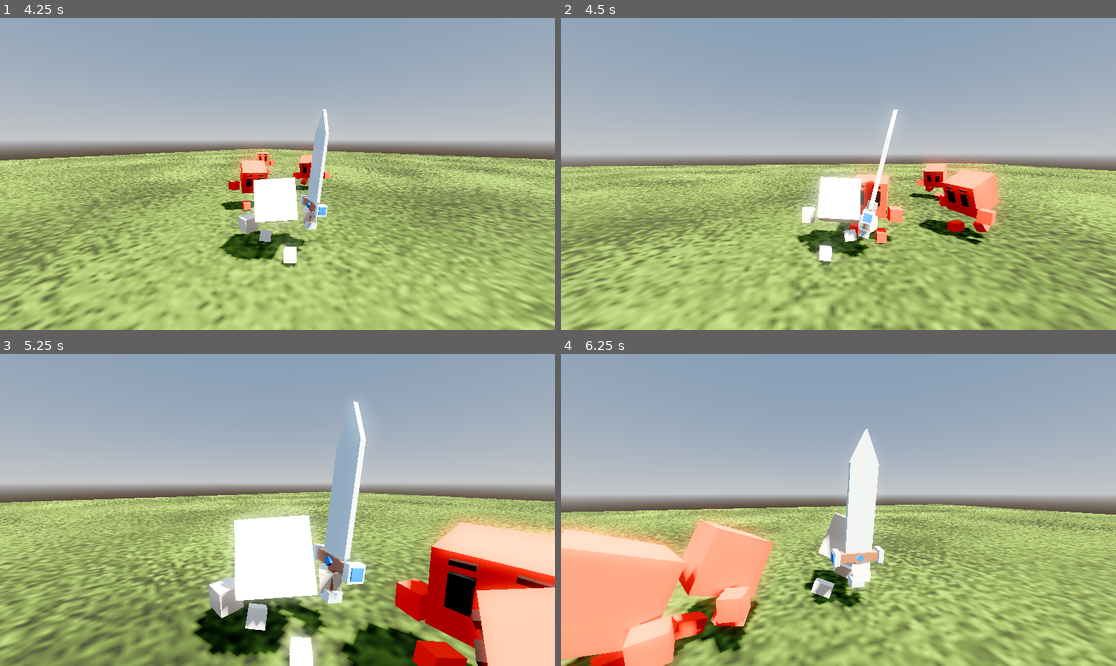
Above: before the commit, frames 1-4 (two rows, left to right).
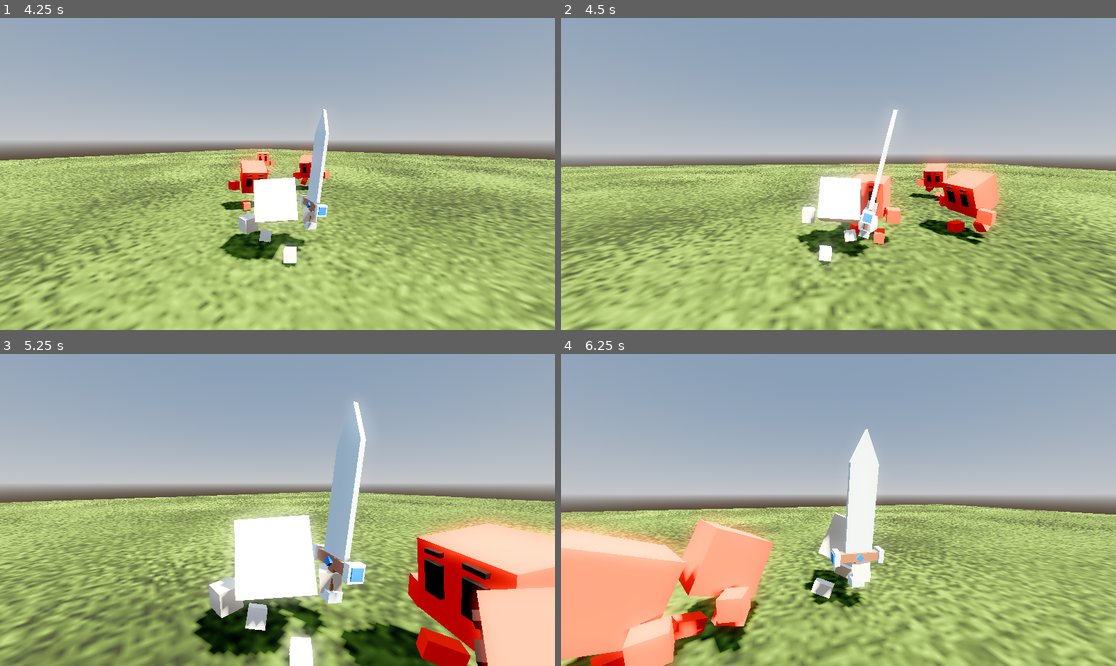
Above: after the commit, the same moments.

Repository: RafaelSPBarbosa/rpg-game-01
Game: Godot game, scene res://scenes/main.tscn
The game is run twice, just before and just after one commit, with the same random seed, the same clock (stepped at 60 frames per second) and the same inputs.
Inputs (mouse positions are in pixels of both pictures, inside the frame that each line leads up to):
- Up to frame 1 (4.25 s): move the mouse to (399, 158) at 0.52 s; press the mouse at (399, 158) at 0.53 s; hold D (move_right) 0.53-1.28 s; move the mouse to (249, 174) at 1.27 s; release the mouse at (249, 174) at 1.28 s; hold W (move_forward) from 1.28 s (still down); click (249, 174) at 1.35 s; move the mouse to (288, 167) at 2.02 s; press the mouse at (288, 167) at 2.03 s; move the mouse to (271, 180) at 2.77 s; release the mouse at (271, 180) at 2.78 s; click (271, 180) at 2.85 s; move the mouse to (316, 177) at 3.52 s; press the mouse at (316, 177) at 3.53 s
- Up to frame 2 (4.5 s): keep holding W (move_forward); move the mouse to (794, 170) at 4.27 s; release the mouse at (794, 170) at 4.28 s; click (794, 170) at 4.35 s
- Up to frame 3 (5.25 s): keep holding W (move_forward); move the mouse to (283, 510) at 5.02 s; press the mouse at (283, 510) at 5.03 s
- Up to frame 4 (6.25 s): move the mouse to (816, 503) at 5.77 s; release W (move_forward) at 5.78 s; release the mouse at (816, 503) at 5.78 s; hold D (move_right) from 5.78 s (still down); click (816, 503) at 5.85 s

Frame 1 is identical in both runs. In frame 2, 0.4% of the frame differs, in the area x 48-62%, y 49-73%; in frame 3, 4.1%, in the area x 60-100%, y 53-100%; in frame 4, less than 0.1%.

Commit message:
added more sounds and fixed AI not rotating while waiting to attack

Diff:
--- a/Prefabs/Enemies/orc.tscn
+++ b/Prefabs/Enemies/orc.tscn
@@ -30,15 +30,11 @@
 script = ExtResource("3_gpi1x")
 
 [node name="Skeleton3D" parent="Body/Skin/character/Armature" index="0"]
-bones/1/rotation = Quaternion(-0.033028, 0.0401443, -0.0125391, 0.998569)
-bones/6/rotation = Quaternion(0.138134, -0.136948, 0.673818, 0.712834)
-bones/10/position = Vector3(0.0133663, 0.0008986, 0.00493615)
-bones/10/rotation = Quaternion(-0.425272, 0.536096, 0.586184, -0.433744)
-bones/12/position = Vector3(-0.0137165, 0.000904568, 0.00471642)
-bones/12/rotation = Quaternion(0.374231, 0.490139, 0.621653, 0.482972)
-bones/14/rotation = Quaternion(1.34663e-25, -3.76895e-09, -8.73115e-10, 1)
-bones/16/rotation = Quaternion(-0.172955, 0.534022, 0.682616, -0.467914)
-bones/18/rotation = Quaternion(0.172955, 0.534022, 0.682616, 0.467914)
+bones/1/rotation = Quaternion(0.00365, -0.107026, 0.0273729, 0.993873)
+bones/10/position = Vector3(0.0144315, 0.000873173, 0.00416008)
+bones/10/rotation = Quaternion(-0.347344, 0.477346, 0.63552, -0.497602)
+bones/12/position = Vector3(-0.014152, 0.000910543, 0.00444092)
+bones/12/rotation = Quaternion(0.400778, 0.513611, 0.604047, 0.45903)
 
 [node name="Cube" parent="Body/Skin/character/Armature/Skeleton3D" index="0"]
 surface_material_override/0 = ExtResource("4_s5rhj")
--- a/Prefabs/Skins/character.tscn
+++ b/Prefabs/Skins/character.tscn
@@ -67,17 +67,17 @@
 [node name="character" instance=ExtResource("1_uiwr8")]
 
 [node name="Skeleton3D" parent="Armature" index="0"]
-bones/1/rotation = Quaternion(0.00311248, -0.0226498, 0.00246785, 0.999736)
+bones/1/rotation = Quaternion(0.00210101, -0.0206936, 0.00197143, 0.999782)
 bones/2/rotation = Quaternion(0, -0.234415, 0, 0.972137)
 bones/4/rotation = Quaternion(0, 0.234415, 0, 0.972137)
 bones/6/rotation = Quaternion(0.138134, -0.136948, 0.673818, 0.712834)
 bones/6/scale = Vector3(1, 1, 1)
 bones/8/scale = Vector3(1, 1, 1)
-bones/10/position = Vector3(0.0136554, 0.000891675, 0.00472552)
-bones/10/rotation = Quaternion(-0.415367, 0.528465, 0.59325, -0.443001)
+bones/10/position = Vector3(0.0136394, 0.000892053, 0.00473718)
+bones/10/rotation = Quaternion(-0.416086, 0.529017, 0.592747, -0.44234)
 bones/10/scale = Vector3(1, 1, 1)
-bones/12/position = Vector3(-0.0139073, 0.000907186, 0.00459572)
-bones/12/rotation = Quaternion(0.363689, 0.480248, 0.628048, 0.492593)
+bones/12/position = Vector3(-0.0139014, 0.000907105, 0.00459946)
+bones/12/rotation = Quaternion(0.363425, 0.48007, 0.628222, 0.492739)
 bones/12/scale = Vector3(1, 1, 1)
 bones/14/rotation = Quaternion(1.34663e-25, -3.76895e-09, -8.73115e-10, 1)
 bones/16/rotation = Quaternion(-0.172955, 0.534022, 0.682616, -0.467914)
--- a/Scripts/Enemies/Enemy.gd
+++ b/Scripts/Enemies/Enemy.gd
@@ -64,6 +64,9 @@
 				state = ai_states.waiting_to_strike
 
 	if state == ai_states.waiting_to_strike:
+		var target_angle := Vector3.BACK.signed_angle_to(Player.instance.body.global_position - global_position, Vector3.UP)
+		_skin.global_rotation.y = lerp_angle(_skin.global_rotation.y, target_angle, 12 * delta)
+
 		attack_timer += delta
 		if attack_timer >= attack_cooldown:
 			attack()
--- a/Scripts/Player/Player.gd
+++ b/Scripts/Player/Player.gd
@@ -12,9 +12,13 @@
 @onready var character = $Body/Skin/character
 @onready var body = $Body
 
+@onready var death_sound : AudioStreamPlayer3D = $Body/DeathSound
+@onready var hit_sound : AudioStreamPlayer3D = $Body/HitSound
+
 func take_damage(damage: float):
 	if health > 0:
 		health -= damage
+		hit_sound.play()
 		print("Player took " + str(damage) + " damage")
 		if health <= 0:
 			die()
@@ -23,4 +27,5 @@
 
 func die():
 	character.die()
+	death_sound.play()
 	is_alive = false
--- a/Scripts/Player/PlayerCombat.gd
+++ b/Scripts/Player/PlayerCombat.gd
@@ -21,11 +21,11 @@
 	if event.is_action_pressed("attack"):
 		if is_on_cooldown == false:
 			character.attack()
-			sword_swing_sound.play()
 			is_on_cooldown = true
 			await get_tree().create_timer(0.1).timeout
 			if character.state_machine.get_current_node() == "Attack":
 				cause_damage();
+				sword_swing_sound.play()
 			await get_tree().create_timer(attack_cooldown).timeout
 			is_on_cooldown = false
 
--- a/Scripts/Player/PlayerMovement.gd
+++ b/Scripts/Player/PlayerMovement.gd
@@ -11,6 +11,10 @@
 @onready var _camera: Camera3D = $"../CameraPivot/SpringArm3D/Camera"
 @onready var _skin = $"Skin"
 @onready var _skin_character: CharacterSkin = $"Skin/character"
+
+var time_between_footsteps := 0.2
+var cur_time_between_footsteps := 0.0
+@onready var footstep_sound : AudioStreamPlayer3D = $FootstepSound
 
 func _physics_process(delta):
 	if Player.instance.is_alive == false:
@@ -35,6 +39,14 @@
 
 	if move_direction.length() > 0.2:
 		_last_movement_direction = move_direction
+		cur_time_between_footsteps += delta
+		if(cur_time_between_footsteps >= time_between_footsteps):
+			footstep_sound.pitch_scale = randf_range(0.75, 1.25)
+			footstep_sound.play()
+			cur_time_between_footsteps = 0
+	else:
+		cur_time_between_footsteps = 0
+
 	var target_angle := Vector3.BACK.signed_angle_to(_last_movement_direction, Vector3.UP)
 	_skin.global_rotation.y = lerp_angle(_skin.rotation.y, target_angle, rotation_speed * delta)
 
--- a/scenes/main.tscn
+++ b/scenes/main.tscn
@@ -1,7 +1,9 @@
-[gd_scene load_steps=22 format=3 uid="uid://c56eo8bxo8rfm"]
+[gd_scene load_steps=26 format=3 uid="uid://c56eo8bxo8rfm"]
 
 [ext_resource type="Material" uid="uid://bbpq7sqphowlw" path="res://Sources/Materials/gray.tres" id="1_o5qli"]
 [ext_resource type="Material" uid="uid://j4c4es30vthd" path="res://Sources/Materials/grass.tres" id="2_0wfyh"]
+[ext_resource type="AudioStream" uid="uid://d1qrcvspy4gn3" path="res://Sources/Audio/forest-ambience.mp3" id="2_jkv2x"]
+[ext_resource type="AudioStream" uid="uid://cvemset3trwte" path="res://Sources/Music/music-cozy.mp3" id="3_jbj1t"]
 [ext_resource type="Script" uid="uid://b03io5xk8qkyb" path="res://Scripts/Player/Player.gd" id="3_jyhfs"]
 [ext_resource type="Script" uid="uid://ck0jeoayjtnu7" path="res://Scripts/Player/PlayerMovement.gd" id="4_tbgi4"]
 [ext_resource type="Script" uid="uid://c1gfibua1ldhh" path="res://Scripts/Player/PlayerCamera.gd" id="4_tefeu"]
@@ -12,6 +14,8 @@
 [ext_resource type="PackedScene" uid="uid://ci4ftwvou63co" path="res://Prefabs/Enemies/orc.tscn" id="9_85g3d"]
 [ext_resource type="AudioStream" uid="uid://brha1r07b38pc" path="res://Sources/Audio/sword-swing.mp3" id="10_eb6dy"]
 [ext_resource type="AudioStream" uid="uid://chwjsg23od47w" path="res://Sources/Audio/footstep-grass.mp3" id="11_trceg"]
+[ext_resource type="AudioStream" uid="uid://dlkkf0kt41eoh" path="res://Sources/Audio/player-death.mp3" id="12_a8y0u"]
+[ext_resource type="AudioStream" uid="uid://cl7nm2h206xy5" path="res://Sources/Audio/take-damage.mp3" id="13_jkv2x"]
 
 [sub_resource type="PlaneMesh" id="PlaneMesh_0wfyh"]
 
@@ -63,6 +67,26 @@
 [node name="CollisionShape3D" type="CollisionShape3D" parent="World/Grass/StaticBody3D"]
 shape = SubResource("BoxShape3D_tefeu")
 
+[node name="Audio" type="Node3D" parent="World"]
+
+[node name="ForestAmbience" type="AudioStreamPlayer3D" parent="World/Audio"]
+stream = ExtResource("2_jkv2x")
+attenuation_model = 3
+volume_db = -17.0
+autoplay = true
+panning_strength = 0.0
+playback_type = 1
+parameters/looping = true
+
+[node name="MusicCozy" type="AudioStreamPlayer3D" parent="World/Audio"]
+stream = ExtResource("3_jbj1t")
+attenuation_model = 3
+volume_db = -25.0
+autoplay = true
+panning_strength = 0.0
+playback_type = 1
+parameters/looping = true
+
 [node name="WorldEnvironment" type="WorldEnvironment" parent="."]
 environment = SubResource("Environment_0wfyh")
 
@@ -103,18 +127,14 @@
 script = ExtResource("7_o6xl0")
 
 [node name="Skeleton3D" parent="Player/Body/Skin/character/Armature" index="0"]
-bones/1/rotation = Quaternion(-0.0410829, 0.0591952, -0.0168611, 0.997258)
-bones/6/rotation = Quaternion(0.138134, -0.136948, 0.673818, 0.712834)
-bones/10/position = Vector3(0.0133633, 0.000898739, 0.00493833)
-bones/10/rotation = Quaternion(-0.42528, 0.536089, 0.586177, -0.433753)
-bones/12/position = Vector3(-0.0136515, 0.000903676, 0.00475757)
-bones/12/rotation = Quaternion(0.385275, 0.499635, 0.614487, 0.473639)
-bones/14/rotation = Quaternion(1.34663e-25, -3.76895e-09, -8.73115e-10, 1)
-bones/16/rotation = Quaternion(-0.172955, 0.534022, 0.682616, -0.467914)
-bones/18/rotation = Quaternion(0.172955, 0.534022, 0.682616, 0.467914)
+bones/1/rotation = Quaternion(0.0180284, -0.0656648, 0.014014, 0.99758)
+bones/10/position = Vector3(0.0140295, 0.000882828, 0.00445292)
+bones/10/rotation = Quaternion(-0.394079, 0.512197, 0.607553, -0.461773)
+bones/12/position = Vector3(-0.0140457, 0.000909084, 0.00450821)
+bones/12/rotation = Quaternion(0.373419, 0.488769, 0.622021, 0.484512)
 
 [node name="BoneAttachment3D" type="BoneAttachment3D" parent="Player/Body/Skin/character/Armature/Skeleton3D" index="1"]
-transform = Transform3D(-0.224687, -0.0801577, 0.971128, 0.0512867, -0.996202, -0.0703612, 0.97308, 0.0339967, 0.227945, -0.0129538, -0.00622518, 0.0184613)
+transform = Transform3D(-0.277509, -0.360559, 0.890498, 0.00905724, -0.927844, -0.372858, 0.96068, -0.0954058, 0.26075, -0.0145349, -0.00265018, 0.0170335)
 bone_name = "Hand.R"
 bone_idx = 12
 
@@ -140,10 +160,18 @@
 
 [node name="SwordSwingSound" type="AudioStreamPlayer3D" parent="Player/Body"]
 stream = ExtResource("10_eb6dy")
-volume_db = -20.0
+volume_db = -30.0
 
 [node name="FootstepSound" type="AudioStreamPlayer3D" parent="Player/Body"]
 stream = ExtResource("11_trceg")
+volume_db = -20.0
+
+[node name="DeathSound" type="AudioStreamPlayer3D" parent="Player/Body"]
+stream = ExtResource("12_a8y0u")
+volume_db = -20.0
+
+[node name="HitSound" type="AudioStreamPlayer3D" parent="Player/Body"]
+stream = ExtResource("13_jkv2x")
 
 [node name="Orc" parent="." instance=ExtResource("9_85g3d")]
 transform = Transform3D(0.707107, 0, -0.707107, 0, 1, 0, 0.707107, 0, 0.707107, -13.5202, -4.76837e-07, -17.1463)
Not shown, added: Sources/Audio/forest-ambience.mp3.import
Not shown, added: Sources/Audio/player-death.mp3.import
Not shown, added: Sources/Music/music-cozy.mp3.import
Not shown, added: Sources/Audio/forest-ambience.mp3
Not shown, added: Sources/Audio/player-death.mp3
Not shown, added: Sources/Music/music-cozy.mp3
